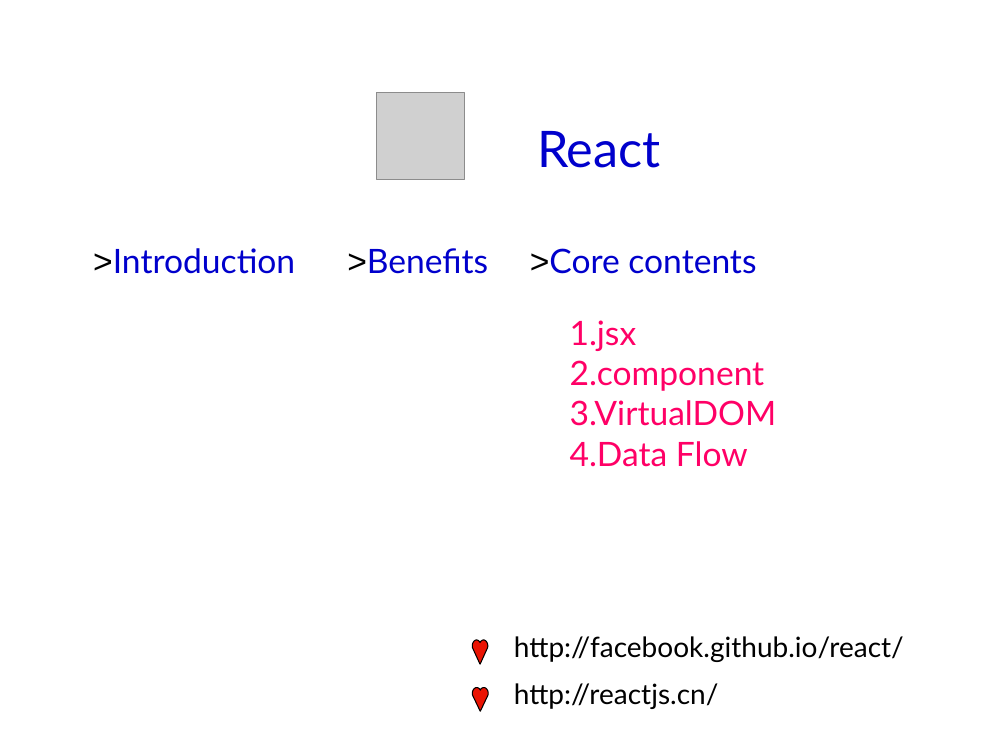
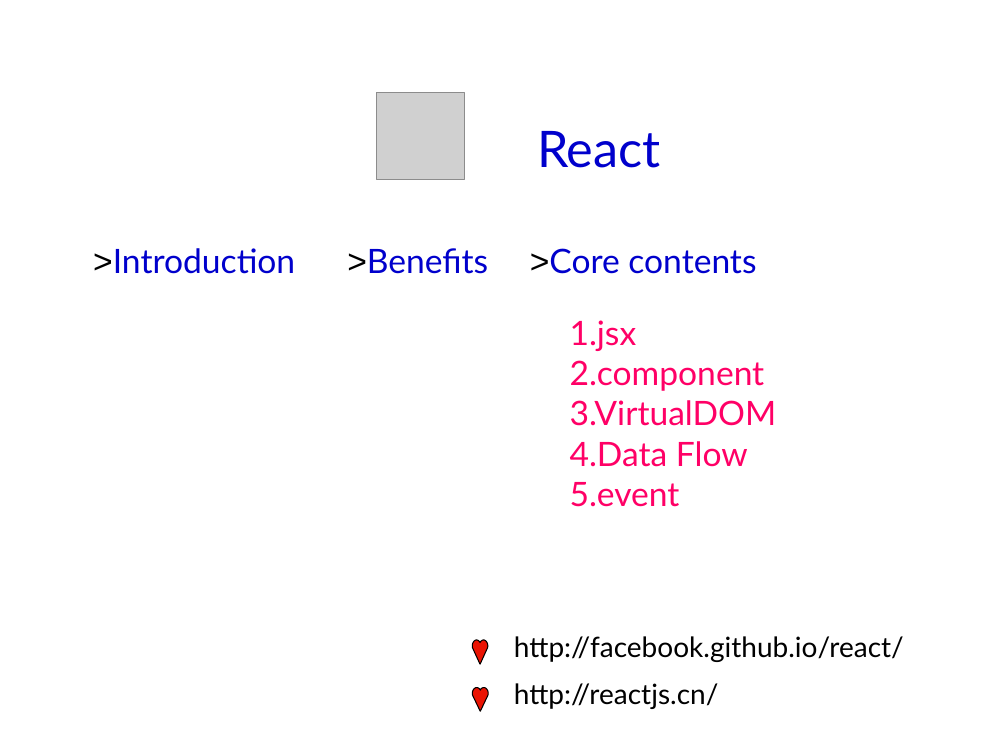
Before and after one commit to guanmeiqi/react-basicKnowledges, a slide deck: slide 1 of react.ppt. Drawn at 1008x756 pixels with LibreOffice and Linux fonts; fonts in the diff are those of the drawing; grey boxes stand for pictures; background and template pictures are left out. Boxes give left, top, right and bottom in pixels: in the first picture for what was removed or moved away, otherwise in the second. Text is boxed around its words. In the diff, an @@ line names an element or a change of style, - is before the commit and + after.

```diff
--- a/react.ppt
+++ b/react.ppt
@@ text at bbox=[570, 482, 680, 507]: paragraph added @@
+5.event
```
Also in this commit, not shown: 2 other slides changed, 16 other files.
